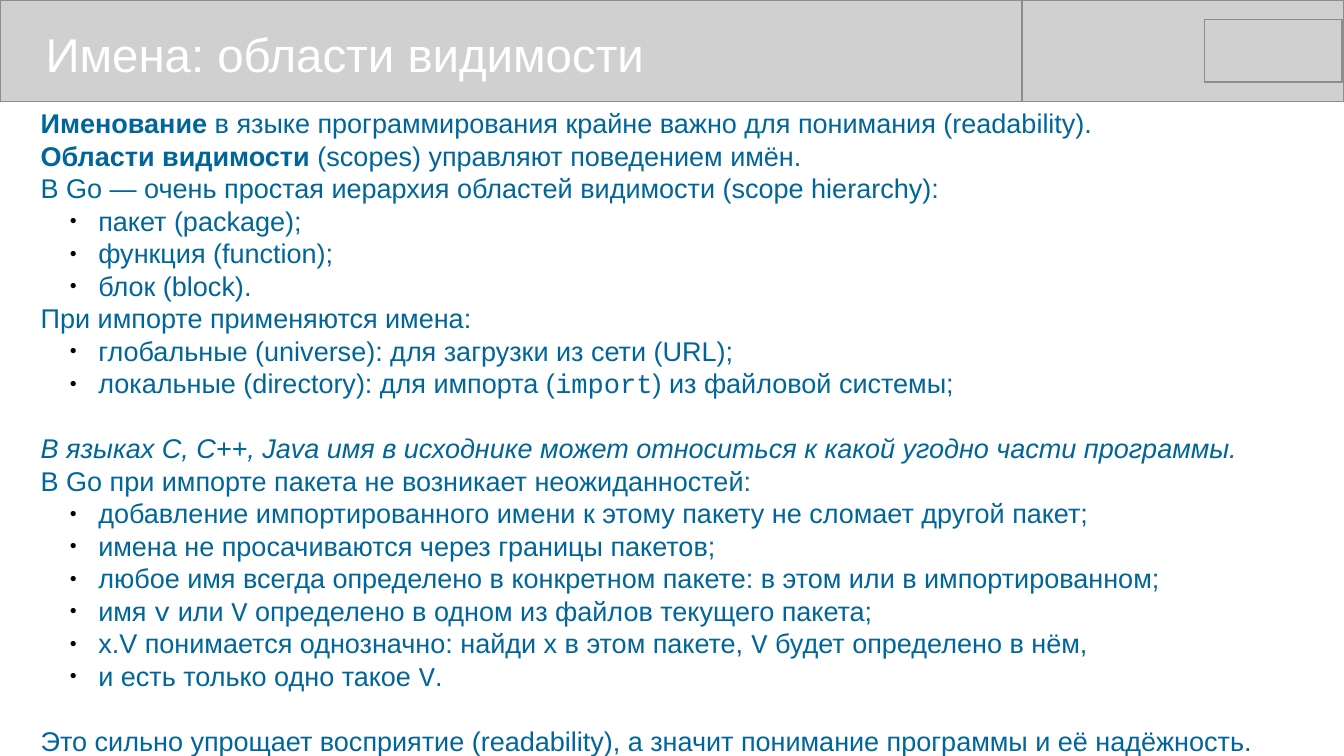
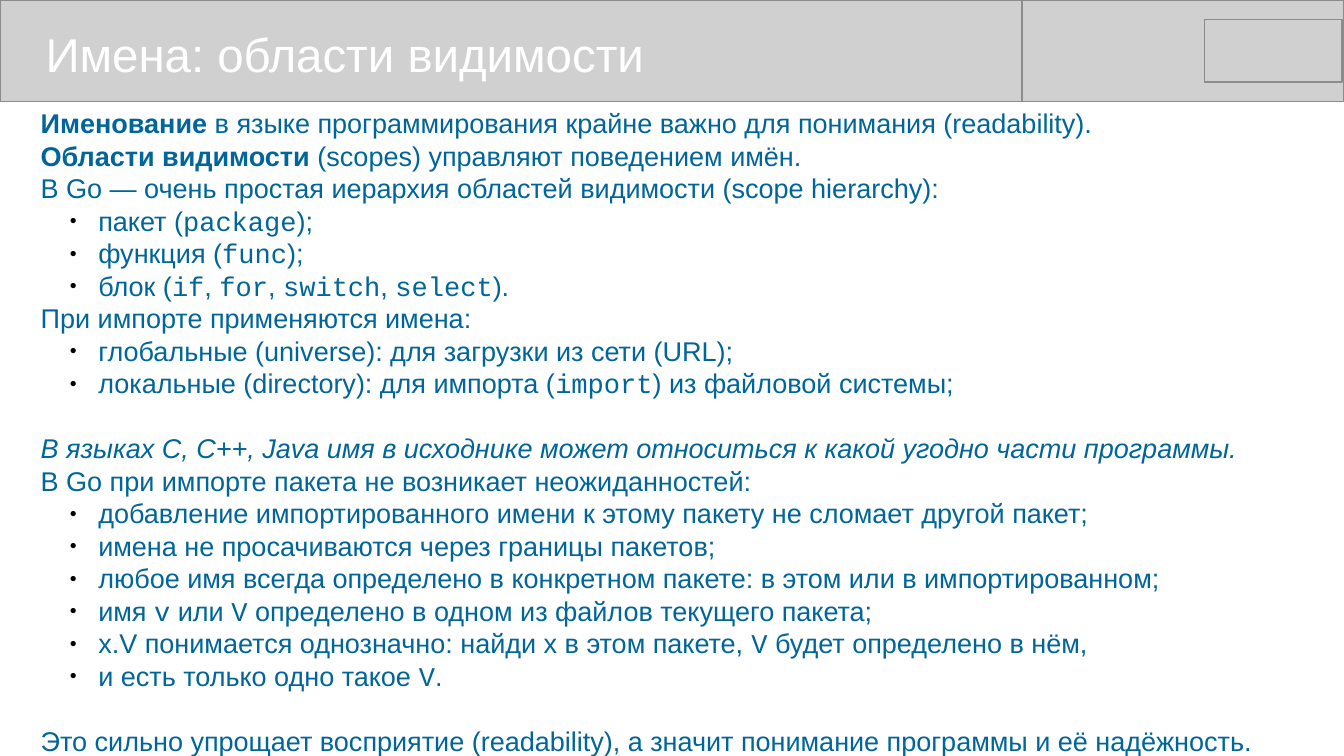
Before and after one commit to mike-shock/Go_language, a slide deck: slide 38 of Go_Preview.odp. Drawn at 1344x756 pixels with LibreOffice and Linux fonts; fonts in the diff are those of the drawing; grey boxes stand for pictures. Boxes give left, top, right and bottom in pixels: in the first picture for what was removed or moved away, otherwise in the second. Text is boxed around its words. In the diff, an @@ line names an element or a change of style, - is before the commit and + after.

```diff
--- a/Go_Preview.odp
+++ b/Go_Preview.odp
@@ text at [98,211,313,236]: font Arial to Courier New in "(package);" @@
@@ text at [98,243,509,302]: text changed; font Arial to Courier New @@
-  ● функция (function);
-  ● блок (block).
+  ● функция (func);
+  ● блок (if, for, switch, select).
```
Also in this commit, not shown: 2 other slides changed.
